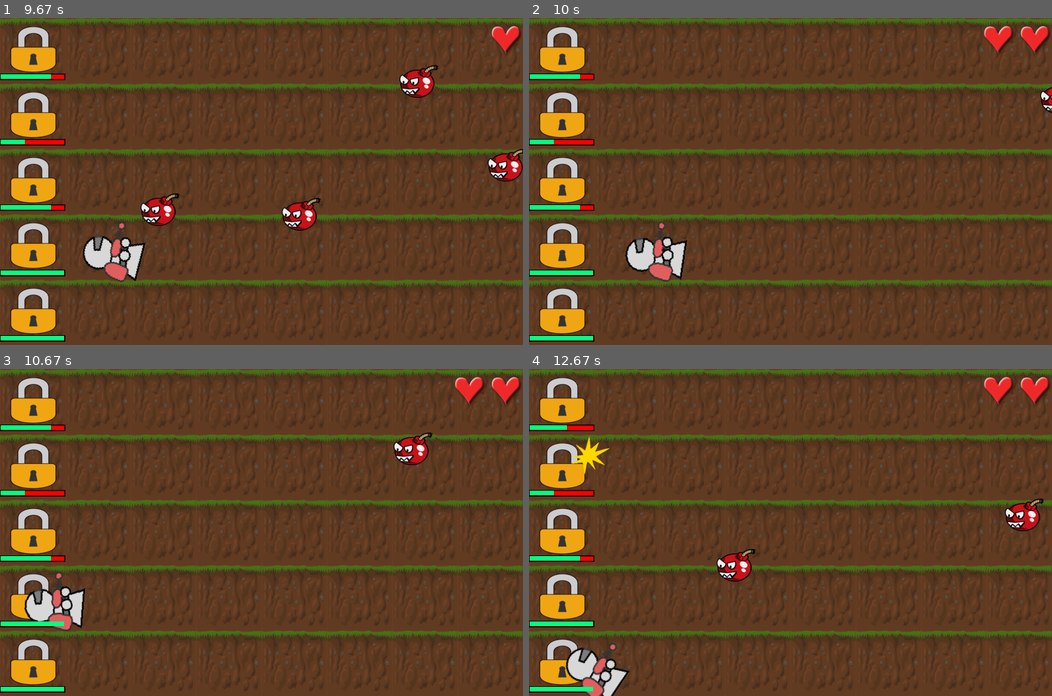
Above: before the commit, frames 1-4 (two rows, left to right).
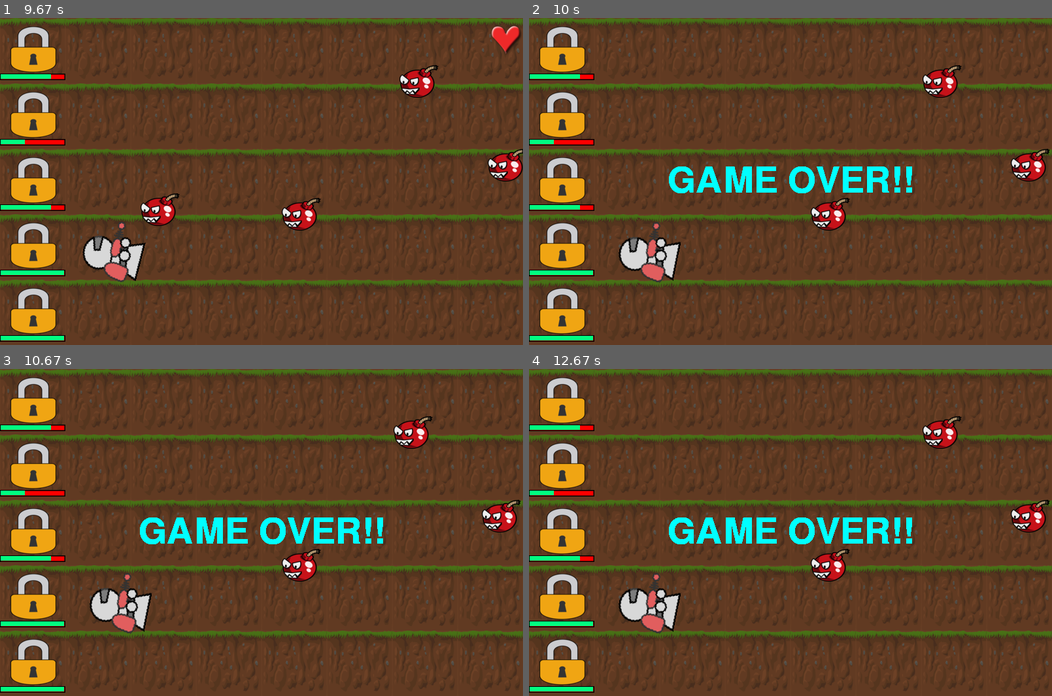
Above: after the commit, the same moments.

Repository: haeunsong/pygame_project
Game: pygame game, started from class.py
Two runs of this game, one before a commit and one after it. Both use one fixed random seed, a clock stepped at 60 frames per second and the inputs below.
Inputs (mouse positions are in pixels of both pictures, inside the frame that each line leads up to):
- Up to frame 1 (9.67 s): hold A 0.33-0.87 s; move the mouse to (251, 220) at 0.37 s; hold S 0.9-1.2 s; move the mouse to (329, 93) at 0.93 s; hold A 1.23-1.63 s; move the mouse to (172, 256) at 1.27 s; click (120, 165) at 1.72 s; hold D 2.4-3.03 s; move the mouse to (94, 227) at 2.43 s; hold S 3.07-3.43 s; move the mouse to (397, 60) at 3.1 s; hold A 3.47-3.93 s; move the mouse to (266, 80) at 3.5 s; hold D 3.97-4.43 s; move the mouse to (104, 161) at 4 s; hold W 4.47-4.77 s; move the mouse to (308, 96) at 4.5 s; hold D 4.8-5.27 s; move the mouse to (130, 259) at 4.83 s; hold A 5.3-5.83 s; move the mouse to (298, 174) at 5.33 s; hold S 5.87-6.17 s; move the mouse to (350, 295) at 5.9 s; hold A 6.2-6.6 s; move the mouse to (203, 145) at 6.23 s; hold D 7.03-7.67 s; move the mouse to (387, 181) at 7.07 s; hold S 7.7-8.07 s; move the mouse to (235, 184) at 7.73 s; hold A 8.1-8.57 s; move the mouse to (219, 250) at 8.13 s; hold D 8.6-9.07 s; move the mouse to (135, 230) at 8.63 s; hold W 9.1-9.4 s; move the mouse to (198, 214) at 9.13 s; hold D from 9.43 s (still down); move the mouse to (146, 125) at 9.47 s
- Up to frame 2 (10 s): release D at 9.9 s; tap C at 9.93 s
- Up to frame 3 (10.67 s): hold A from 10.27 s (still down); move the mouse to (62, 473) at 10.3 s
- Up to frame 4 (12.67 s): release A at 10.8 s; hold S 10.83-11.13 s; move the mouse to (685, 411) at 10.87 s; hold A 11.17-11.57 s; move the mouse to (984, 656) at 11.2 s; hold D 12-12.63 s; move the mouse to (680, 539) at 12.03 s

Frame 1 is identical in both runs. In frame 2, 5.3% of the frame differs, in the area x 17-100%, y 2-81%; in frame 3, 6.7%; in frame 4, 7.2%, in the area x 7-100%, y 2-100%.

Commit message:
게임continue처리 빼버림

Diff:
--- a/class.py
+++ b/class.py
@@ -8,21 +8,13 @@
 screen=pygame.display.set_mode((width,height))
 FPS=30 # 속도
 fpsClock=pygame.time.Clock()
-# arrows=[] # 화살각도, 화살 x좌표, 화살 y좌표
-
-# keys=[False,False]
 
 current_path = os.path.dirname(__file__)
 image_path = os.path.join(current_path, 'images')
-# healthbar = pygame.image.load(os.path.join(image_path, 'healthbar.png'))
-# health = pygame.image.load(os.path.join(image_path, 'health.png'))
 soil = pygame.image.load(os.path.join(image_path, 'soil.png'))
 key = pygame.image.load(os.path.join(image_path,'key.png'))
 bang = pygame.image.load(os.path.join(image_path,'bang.png'))
 heart = pygame.image.load(os.path.join(image_path,'heart.png'))
-
-# running = 1 # 게임 실행
-# exitcode = 0 # 1이 되면 게임 종료
 
 class Player:
     playerpos = [154,155]
@@ -69,8 +61,6 @@
         self.rect = pygame.Rect(self.image.get_rect())
         self.y = y
 
-
-
     def draw(self):
         screen.blit(self.image,(16,self.y))
 
@@ -81,36 +71,6 @@
     for value in padlock.padlock_info.values():
         if value<=0: return True
         else: return False
-
-# def afterGameOver(running,gameOver):
-#     exitKey = [False]
-#     while True:
-#         for event in pygame.event.get():
-#             if event.type==pygame.QUIT:
-#                 pygame.quit()
-#                 exit(0)
-#             elif event.type==pygame.KEYDOWN:
-#                 if event.key==pygame.K_c:
-#                     exitKey[0]=True
-#                     running=1
-#                     gameOver=0
-#                     break
-#             elif event.type==pygame.KEYUP:
-#                 if event.key==pygame.K_c:
-#                     exitKey[0]=False
-
-#         sysfont = pygame.font.SysFont(None,80)
-#         text = sysfont.render("GAME OVER!!",True,(0,255,255))
-#         text_rect = text.get_rect()
-#         text_rect.center = (400,250)
-#         screen.blit(text,text_rect.topleft)
-#         pygame.display.flip()
-#         fpsClock.tick(FPS)
-
-#     return running,gameOver
-
-def continueGame():
-    main()
 
 def main():
     # 메인루틴
@@ -128,23 +88,8 @@
     arrows=[] # 화살각도, 화살 x좌표, 화살 y좌표
     keys=[False,False]
 
-
     while running :
-        # if again:
-        #     enemy = Enemy()
-        #     player = Player()
-
-        #     for y in padlock_y:
-        #         padlock = Padlock(y)
-        #         if ifPadlockHp0(padlock):
-        #             screen.blit(pygame.image.load(os.path.join(image_path,'key.png')),(10,y+10))
-        #             padlockToKey = True
-        #         else:
-        #             padlock.draw()
-        #             screen.blit(padlock.small_healthbar,(0,y+72)) # 각각 자물쇠 hp 틀 그리기(빨간색)
-
         if not gameOver:
-            again = 0
             badtimer -= 2
             screen.fill((102,62,37)) # 갈색 배경으로 초기화
 
@@ -152,8 +97,6 @@
             for x in range(int(width/soil.get_width()+1)):
                 for y in range(int(height/soil.get_width()+1)):
                     screen.blit(soil,(x*100,y*100)) # 이미지의 왼쪽 위 좌표
-
-            # padlock_y = [13,113,213,313,413]
 
             for y in padlock_y:
                 padlock = Padlock(y)
@@ -263,10 +206,6 @@
             for hp in range(0,player.hp):
                 screen.blit(heart,(hpx-hp,10))
                 hpx -= 55
-
-            # 화면 업데이트
-            # pygame.display.flip()
-            # fpsClock.tick(FPS)
 
             # 키 이벤트 처리
             for event in pygame.event.get():
@@ -306,44 +245,22 @@
             # 게임오버 / 게임승리 체크
             if player.hp==0 or padlockToKey:
                 gameOver = 1 # 게임오버
-                # running = 0
-
-            # 게임오버시
-            # if gameOver :
-            #     sysfont = pygame.font.SysFont(None,80)
-            #     text = sysfont.render("GAME OVER!!",True,(0,255,255))
-            #     text_rect = text.get_rect()
-            #     text_rect.center = (400,250)
-            #     screen.blit(text,text_rect.topleft)
-            #     running = 0
-            #     # exitcode = 1
 
             pygame.display.flip()
             fpsClock.tick(FPS)
 
         if gameOver:
-            # running,gameOver = afterGameOver(running,gameOver)
-            # main()
             while True:
                 for event in pygame.event.get():
                     if event.type==pygame.QUIT:
                         pygame.quit()
                         exit(0)
                     elif event.type==pygame.KEYDOWN:
-                        if event.key==pygame.K_c:
+                        if event.key==pygame.K_q:
                             exitKey[0]=True
-                            again = 1
-                            gameOver = 1
+                            gameOver = 0
                             running = 0
-                            continueGame()
-
-
                             break
-                            # running=1
-                            # gameOver=0
-                            # again=1
-                            # main()
-                            # break
                     elif event.type==pygame.KEYUP:
                         if event.key==pygame.K_c:
                             exitKey[0]=False
@@ -353,11 +270,8 @@
                 text_rect = text.get_rect()
                 text_rect.center = (400,250)
                 screen.blit(text,text_rect.topleft)
+
                 pygame.display.flip()
                 fpsClock.tick(FPS)
 
-    if again:
-        continueGame()
-
-
 main()
